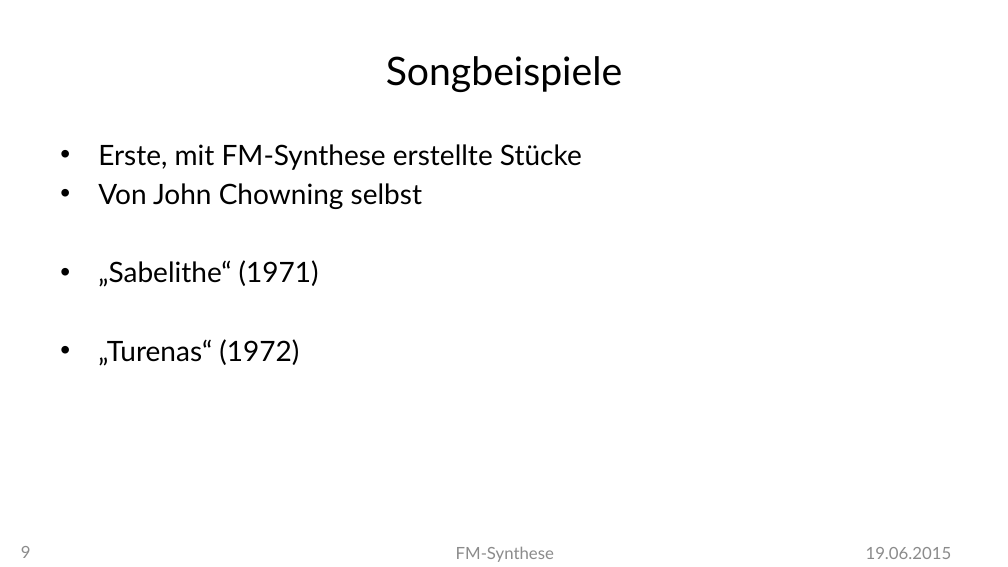
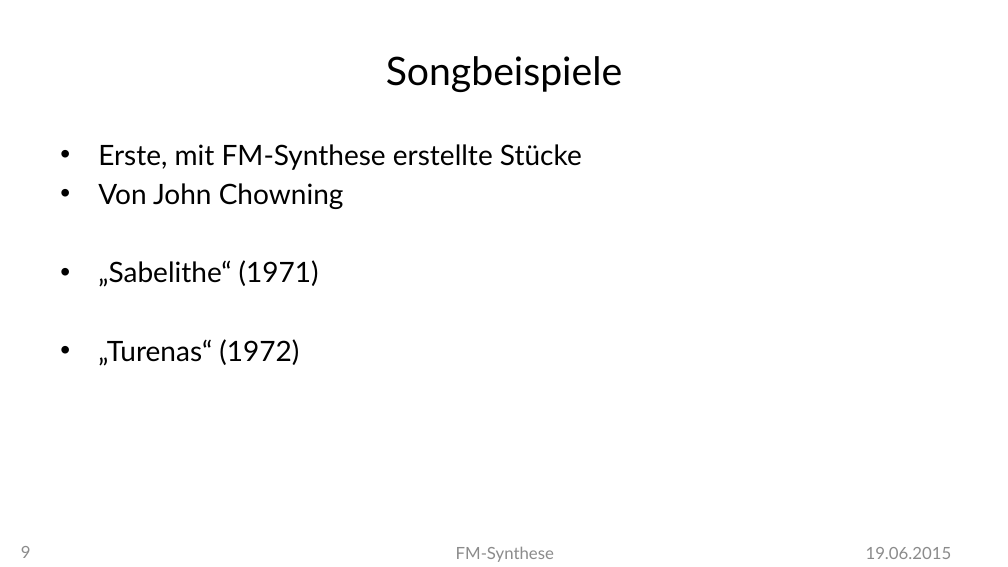
Before and after one commit to MBulli/VSeminar, a slide deck: slide 9 of Praesentation/FMSynthese-Julius.pptx. Drawn at 1008x567 pixels with LibreOffice and Linux fonts; fonts in the diff are those of the drawing; background and template pictures are left out. Boxes give left, top, right and bottom in pixels: in the first picture for what was removed or moved away, otherwise in the second. Text is boxed around its words. In the diff, an @@ line names an element or a change of style, - is before the commit and + after.

```diff
--- a/Praesentation/FMSynthese-Julius.pptx
+++ b/Praesentation/FMSynthese-Julius.pptx
@@ text at bbox=[98, 183, 344, 209]: text changed @@
-• Von John Chowning selbst
+• Von John Chowning
```
Also in this commit, not shown: 2 other slides changed, 3 other files.
